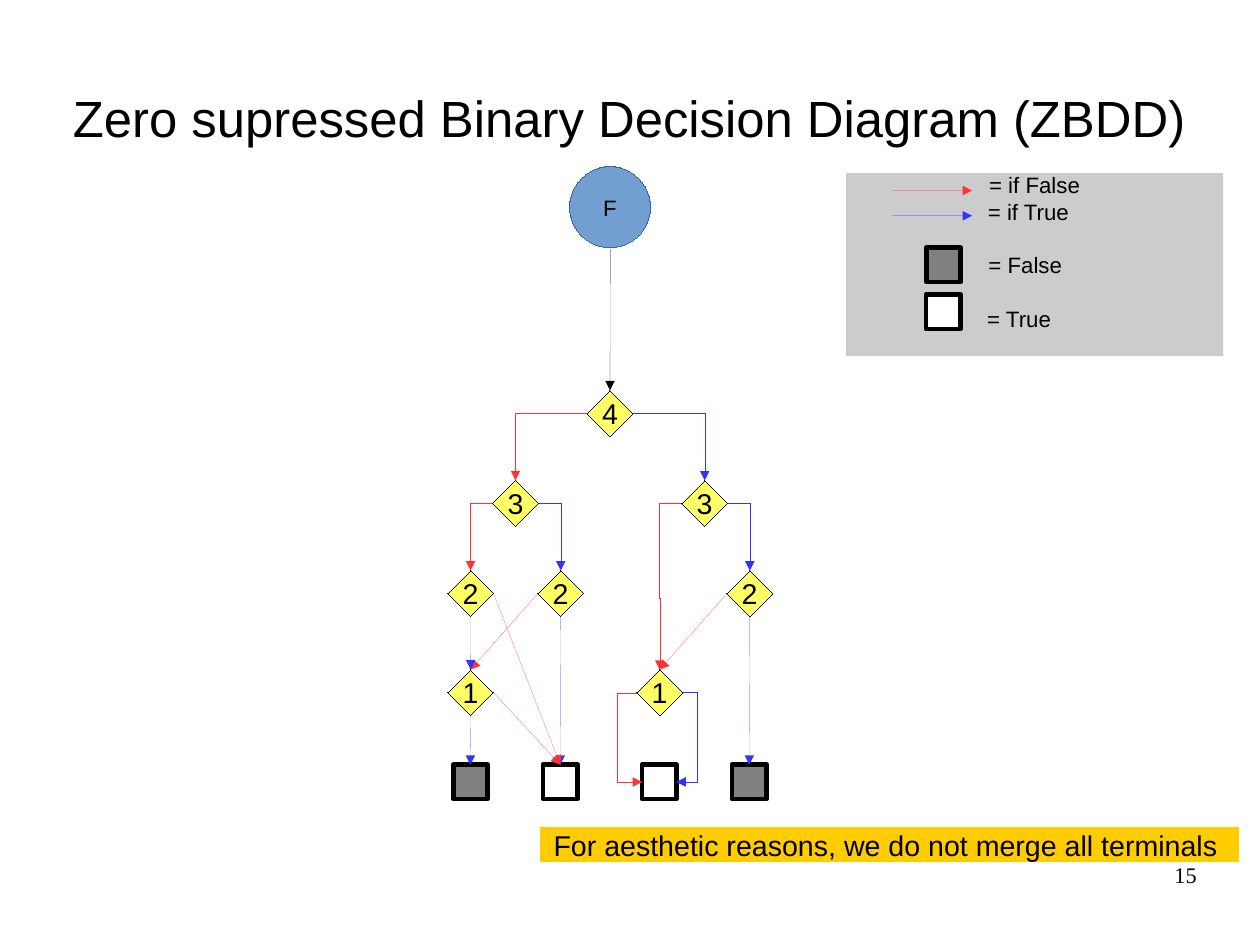
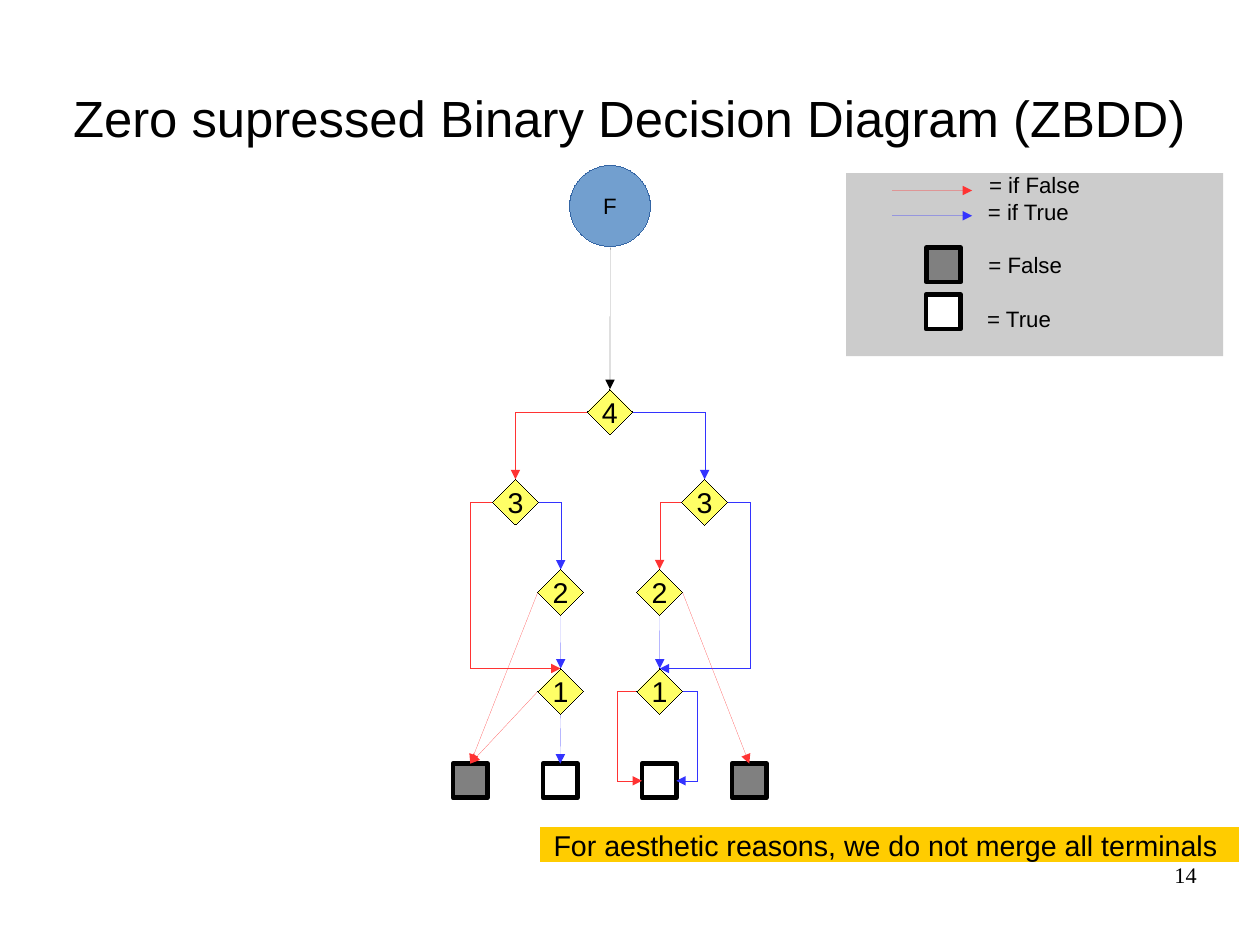
Before and after one commit to FenouilletLucas/DAGaml, a slide deck: slide 14 of doc/2017-06-19-odp/final.odp (slide 15 before the commit). Drawn at 1260x946 pixels with LibreOffice and Linux fonts; fonts in the diff are those of the drawing. Boxes give left, top, right and bottom in pixels: in the first picture for what was removed or moved away, otherwise in the second. Text is boxed around its words. In the diff, an @@ line names an element or a change of style, - is before the commit and + after.

```diff
--- a/doc/2017-06-19-odp/final.odp
+++ b/doc/2017-06-19-odp/final.odp
@@ elbow arrow (633, 412) - (704, 479): route changed @@
@@ elbow arrow moved from (681, 503) - (660, 670) to (493, 502) - (560, 668) @@
@@ elbow arrow moved from (493, 503) - (471, 571) to (681, 502) - (660, 569) @@
@@ elbow arrow moved from (727, 503) - (750, 571) to (727, 502) - (660, 669) @@
@@ diamond "2": place and size @@
-diamond "2" at [727,571,773,616]
+diamond "2" at [637,569,683,615]
@@ diamond removed at [448,571,494,616] @@
-2
@@ arrow moved from (494, 593) - (560, 765) to (537, 592) - (470, 764) @@
@@ arrow removed from (537, 593) to (471, 670) @@
@@ arrow moved from (727, 593) - (660, 670) to (683, 592) - (749, 764) @@
@@ arrow removed from (560, 616) to (560, 765) @@
@@ arrow moved from (750, 616) - (749, 765) to (660, 615) - (660, 669) @@
@@ arrow moved from (494, 692) - (560, 765) to (537, 691) - (470, 764) @@
@@ 2 arrows, 1 diamond: place and size @@
-2 arrows, 1 diamond at [448,616,494,765]
+2 arrows, 1 diamond at [537,615,583,764]
@@ elbow arrow (637, 691) - (643, 781): route changed @@
@@ page number at [1174,868,1196,883]: text changed @@
-15
+14
```
Also in this commit, not shown: 21 other slides changed, 1 slide added, 6 slides removed, 3 other files.
